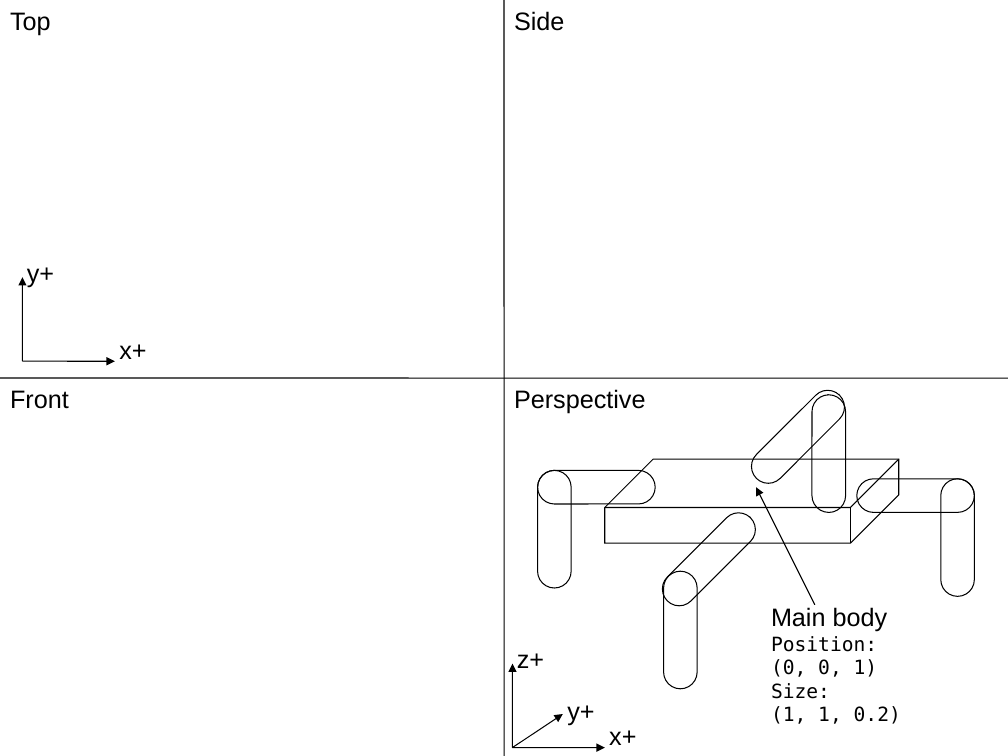
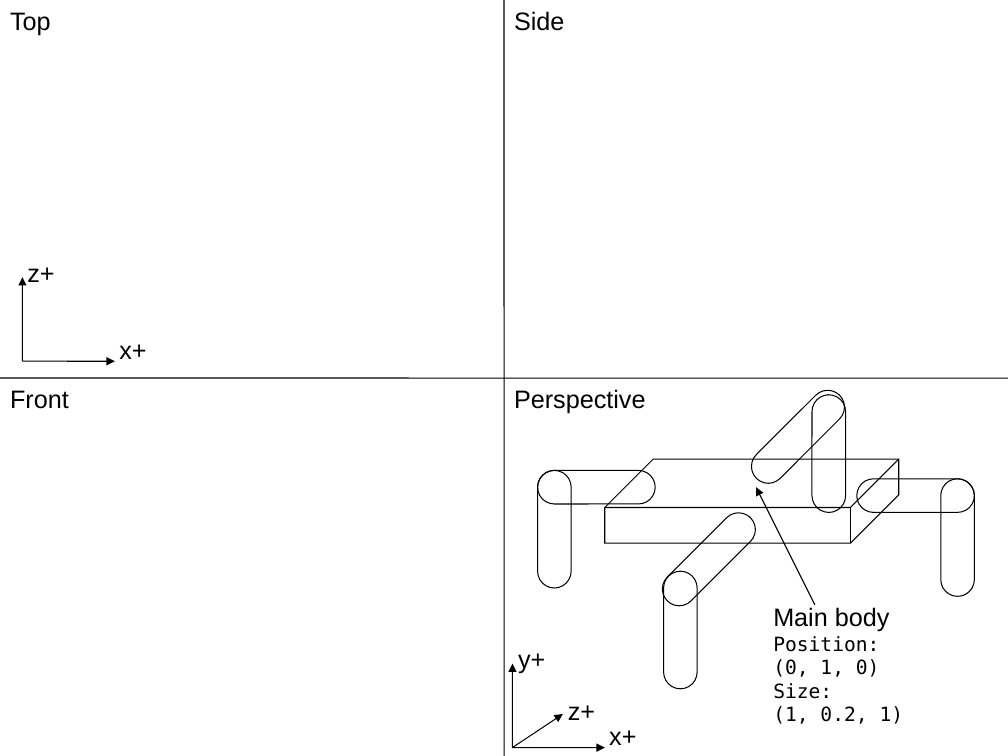
Before and after one commit to shanecelis/csys-395-assignments, a slide deck: slide 1 of Assignment_5b/Robot_Schematic.ppt. Drawn at 1008x756 pixels with LibreOffice and Linux fonts; fonts in the diff are those of the drawing. Boxes give left, top, right and bottom in pixels: in the first picture for what was removed or moved away, otherwise in the second. Text is boxed around its words. In the diff, an @@ line names an element or a change of style, - is before the commit and + after.

```diff
--- a/Assignment_5b/Robot_Schematic.ppt
+++ b/Assignment_5b/Robot_Schematic.ppt
@@ text at box(27, 267, 54, 282): text changed @@
-y+
+z+
@@ text "y+": place and size @@
-text "y+" at box(567, 705, 594, 726)
+text "y+" at box(518, 653, 545, 674)
@@ text at box(773, 636, 904, 724): text changed @@
-Position: (0, 0, 1)
-Size: (1, 1, 0.2)
+Position: (0, 1, 0)
+Size: (1, 0.2, 1)
@@ text "z+": place and size @@
-text "z+" at box(517, 653, 544, 668)
+text "z+" at box(568, 705, 595, 720)
```
Also in this commit, not shown: 16 other files.
